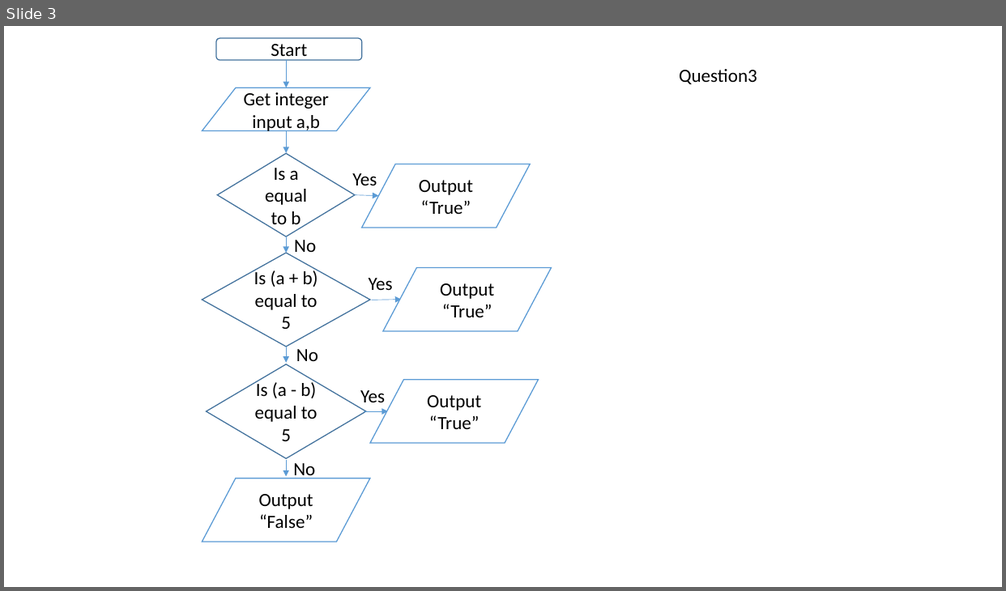
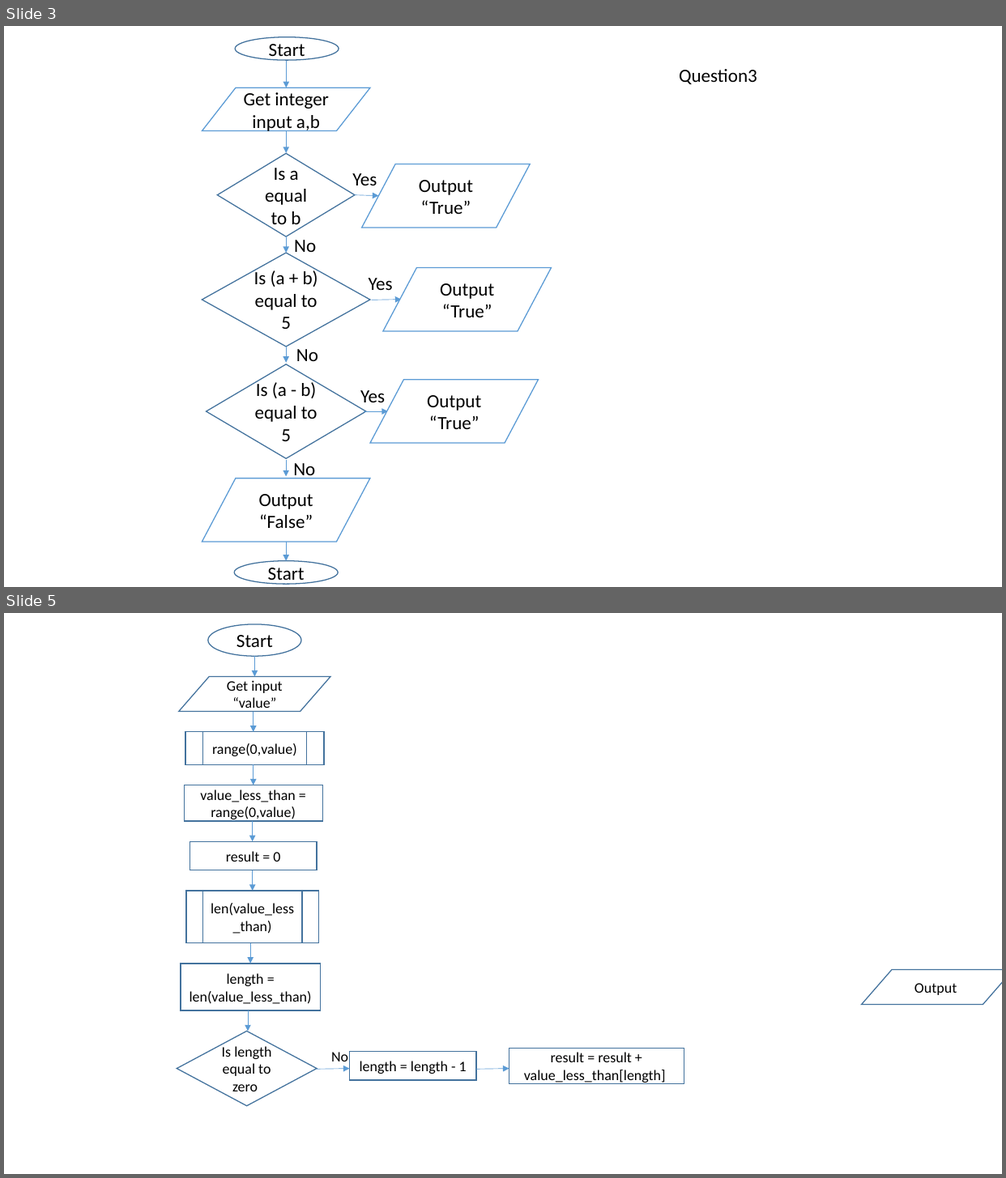
Before and after one commit to georgeuwagbale/georgeCSC102, a slide deck: George_Uwagbale_flowchart.pptx. Shown one above the other, each under a label of ours: slide 3 before the commit, slides 3 and 5 after it; the slides between them are not shown. The pictures are 1006x591 and 1006x1178 pixels, drawn with LibreOffice and Linux fonts; fonts in the diff are those of the drawing. Boxes give left, top, right and bottom in pixels: in the first picture for what was removed or moved away, otherwise in the second. Text is boxed around its words. In the diff, an @@ line names an element or a change of style, - is before the commit and + after.

```diff
--- a/George_Uwagbale_flowchart.pptx
+++ b/George_Uwagbale_flowchart.pptx
@@ slide 5 added at <box>4,613,1002,1174</box>, background #FFFFFF @@
@@ ellipse added at <box>208,624,302,656</box>, fill #FFFFFF, outline #43739E 1 pt, 18 pt, text #000000 @@
+Start
@@ arrow added from (255, 657) to (255, 677), #5B9BD5 0.5 pt @@
@@ flow chart input output added at <box>179,677,331,712</box>, fill #FFFFFF, outline #43739E 1 pt, 14 pt, text #000000 @@
+Get input “value”
@@ flow chart predefined process added at <box>185,732,324,765</box>, fill #FFFFFF, outline #43739E 1 pt, 14 pt, text #000000 @@
+range(0,value)
@@ arrow added from (253, 712) to (253, 732), #5B9BD5 0.5 pt @@
@@ arrow added from (253, 765) to (253, 786), #5B9BD5 0.5 pt @@
@@ rectangle added at <box>185,786,323,821</box>, fill #FFFFFF, outline #43739E 1 pt, 14 pt, text #000000 @@
+value_less_than = range(0,value)
@@ arrow added from (253, 821) to (253, 841), #5B9BD5 0.5 pt @@
@@ rectangle added at <box>189,841,316,870</box>, fill #FFFFFF, outline #43739E 1 pt, 14 pt, text #000000 @@
+result = 0
@@ arrow added from (253, 871) to (253, 891), #5B9BD5 0.5 pt @@
@@ flow chart predefined process added at <box>187,891,319,943</box>, fill #FFFFFF, outline #43739E 1 pt, 14 pt, text #000000 @@
+len(value_less_than)
@@ arrow added from (250, 943) to (250, 964), #5B9BD5 0.5 pt @@
@@ rectangle added at <box>181,964,320,1011</box>, fill #FFFFFF, outline #43739E 1 pt, 14 pt, text #000000 @@
+length = len(value_less_than)
@@ flow chart input output added at <box>862,970,1002,1005</box>, fill #FFFFFF, outline #43739E 1 pt, 14 pt, text #000000 @@
+Output
@@ arrow added from (248, 1012) to (248, 1032), #5B9BD5 0.5 pt @@
@@ diamond added at <box>177,1032,317,1106</box>, fill #FFFFFF, outline #43739E 1 pt, 14 pt, text #000000 @@
+Is length equal to zero
@@ rectangle added at <box>509,1049,684,1084</box>, fill #FFFFFF, outline #43739E 1 pt, 14 pt, text #000000 @@
+result = result + value_less_than[length]
@@ arrow added from (317, 1070) to (350, 1069), #5B9BD5 0.5 pt @@
@@ text added at <box>331,1052,348,1062</box>, 14 pt, text #000000 @@
+No
@@ rectangle added at <box>350,1052,476,1080</box>, fill #FFFFFF, outline #43739E 1 pt, 14 pt, text #000000 @@
+length = length - 1
@@ arrow added from (476, 1070) to (509, 1069), #5B9BD5 0.5 pt @@
@@ slide 3 changed as well @@
@@ ellipse "Start": place and size @@
-ellipse "Start" at <box>216,38,363,60</box>
+ellipse "Start" at <box>236,37,339,61</box>
@@ ellipse "Start" at <box>236,37,339,61</box>: rounded rectangle to ellipse @@
@@ arrow added from (286, 543) to (286, 561), #5B9BD5 0.5 pt @@
@@ ellipse added at <box>235,561,338,584</box>, fill #FFFFFF, outline #43739E 1 pt, 18 pt, text #000000 @@
+Start
```
Also in this commit, not shown: 2 other slides changed, 1 other slide added.
